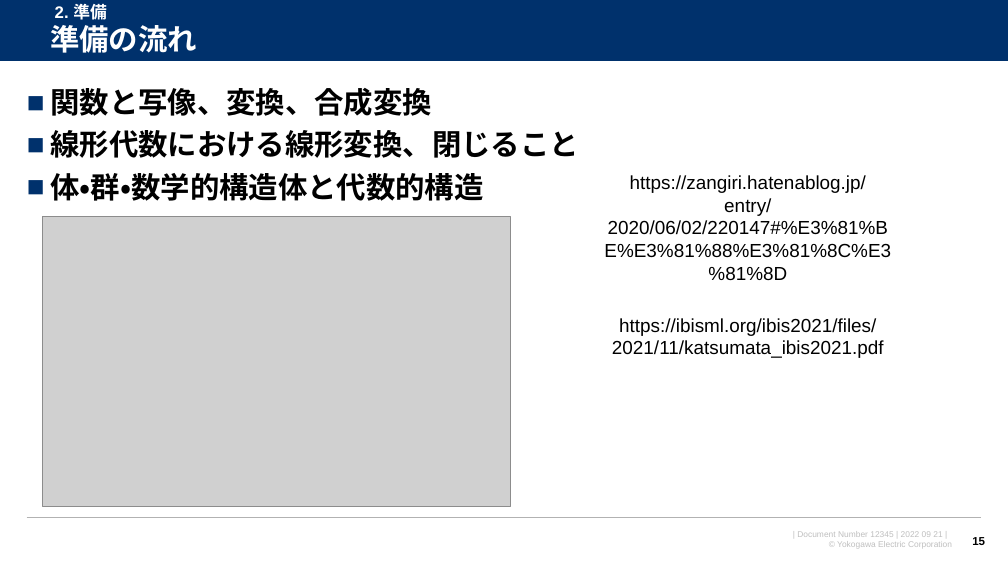
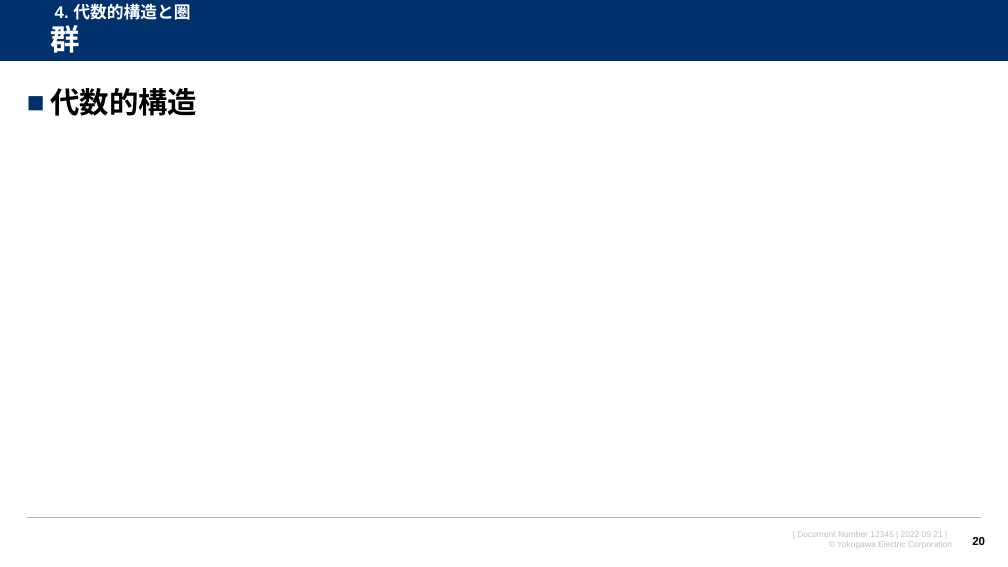
Before and after one commit to watarukumagai-git/opt, a slide deck: slide 20 of MMW/20230126_MMW_kumagai_rev.0.pptx (slide 15 before the commit). Drawn at 1008x567 pixels with LibreOffice and Linux fonts; fonts in the diff are those of the drawing; grey boxes stand for pictures; background and template pictures are left out. Boxes give left, top, right and bottom in pixels: in the first picture for what was removed or moved away, otherwise in the second. Text is boxed around its words. In the diff, an @@ line names an element or a change of style, - is before the commit and + after.

```diff
--- a/MMW/20230126_MMW_kumagai_rev.0.pptx
+++ b/MMW/20230126_MMW_kumagai_rev.0.pptx
@@ title at <box>50,25,79,53</box>: text changed @@
-準備の流れ
+群
@@ text at <box>55,3,190,20</box>: text changed @@
-2. 準備
+4. 代数的構造と圏
@@ text at <box>50,88,197,116</box>: text changed @@
-■ 関数と写像、変換、合成変換
-■ 線形代数における線形変換、閉じること
-■ 体・群・数学的構造体と代数的構造
+■ 代数的構造
@@ text removed at <box>604,175,891,280</box> @@
-https://zangiri.hatenablog.jp/entry/2020/06/02/220147#%E3%81%BE%E3%81%88%E3%81%8C%E3%81%8D
@@ picture removed at <box>43,217,510,507</box> @@
@@ text removed at <box>612,318,884,358</box> @@
-https://ibisml.org/ibis2021/files/2021/11/katsumata_ibis2021.pdf
@@ page number at <box>972,537,985,545</box>: text changed @@
-15
+20
```
Also in this commit, not shown: 10 other slides changed, 6 slides added, 13 slides removed.
